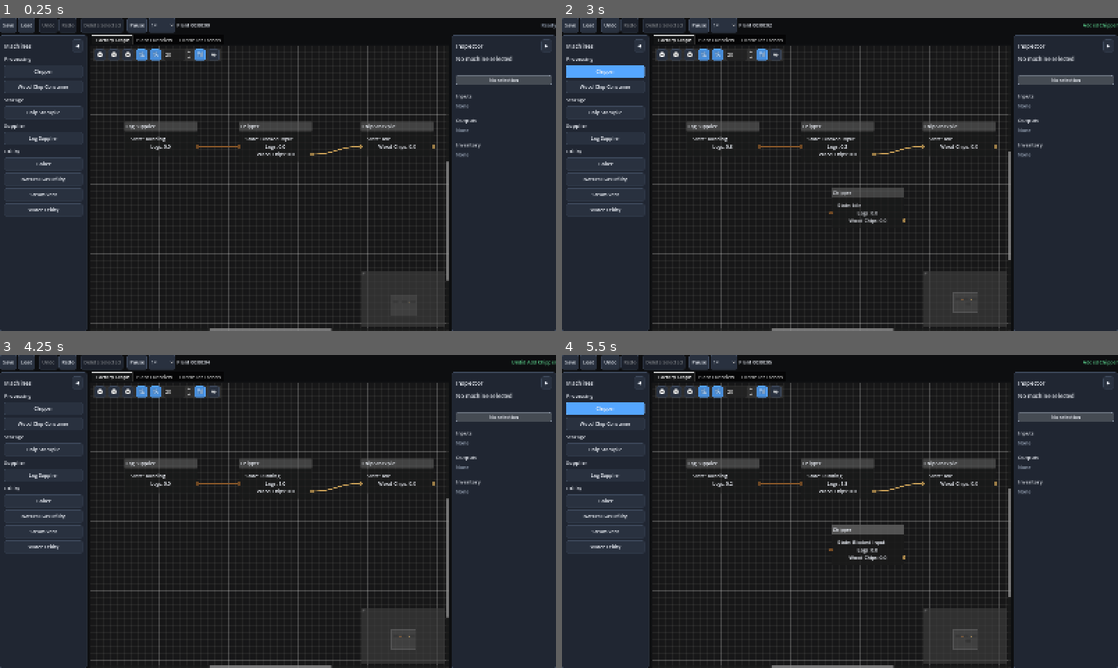
Above: before the commit, frames 1-4 (two rows, left to right).
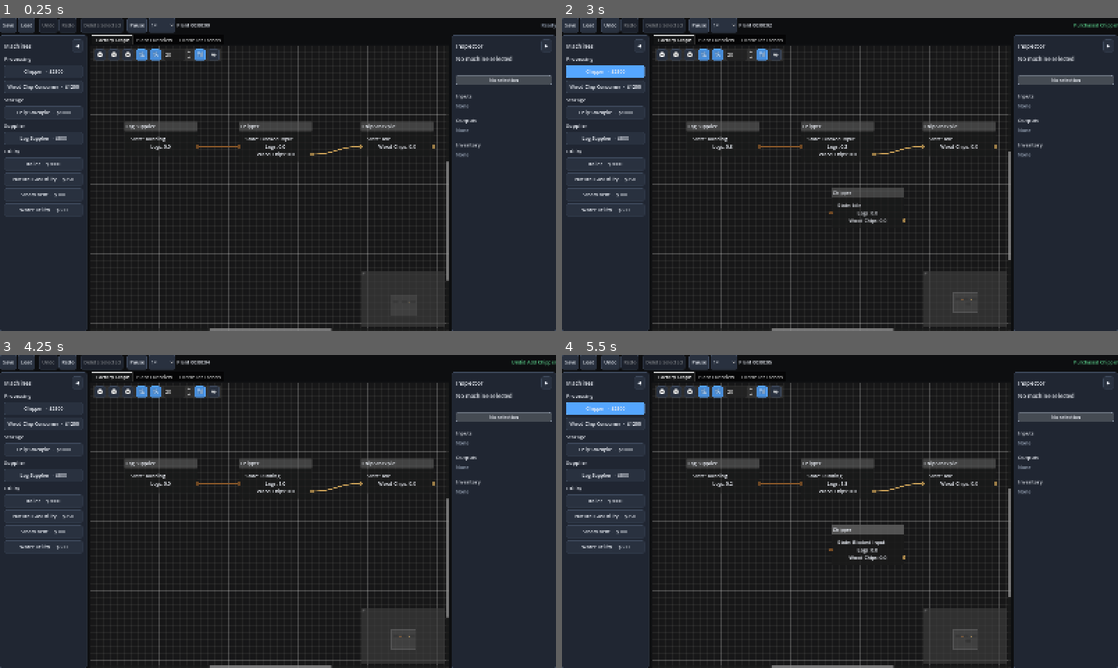
Above: after the commit, the same moments.

Repository: Poru-IndFlow/IndustrialFlow
Game: Godot game, scene res://scenes/main.tscn
Two runs of this game, one before a commit and one after it. Both use one fixed random seed, a clock stepped at 60 frames per second and the inputs below.
Inputs (mouse positions are in pixels of both pictures, inside the frame that each line leads up to):
- Up to frame 1 (0.25 s): no input
- Up to frame 2 (3 s): click "1×" at 0.5 s; click "◀" at 1.25 s; click "▶" at 2 s; click (606, 71) at 2.75 s, where only the run before the commit has a clickable "Chipper"
- Up to frame 3 (4.25 s): click "Undo" at 3.5 s
- Up to frame 4 (5.5 s): click "Redo" at 4.25 s; click (606, 408) at 5 s, where only the run after the commit has a clickable "Chipper · $2500"

The runs differ from the first frame. In frame 1, 0.6% of the frame differs, in the area x 1-15%, y 16-62%; in frame 2, 0.6%, in the area x 1-100%, y 1-62%; in frame 3, 0.6%; in frame 4, 0.6%.

Commit message:
Add machine capital costs

Diff:
--- a/data/machines/boiler.json
+++ b/data/machines/boiler.json
@@ -3,6 +3,8 @@
   "display_name": "Boiler",
   "category": "utility",
   "processing_mode": "continuous",
+  "purchase_cost": 3000.0,
+  "salvage_ratio": 0.5,
   "ramp_up_seconds": 5.0,
   "ramp_down_seconds": 3.0,
   "wear_per_operating_hour": 0.6,
--- a/data/machines/chip_stockpile.json
+++ b/data/machines/chip_stockpile.json
@@ -3,6 +3,8 @@
   "display_name": "Chip Stockpile",
   "category": "storage",
   "processing_mode": "storage",
+  "purchase_cost": 1000.0,
+  "salvage_ratio": 0.5,
   "ramp_up_seconds": 0.5,
   "ramp_down_seconds": 0.5,
   "inputs": [
--- a/data/machines/chipper.json
+++ b/data/machines/chipper.json
@@ -3,6 +3,8 @@
   "display_name": "Chipper",
   "category": "processing",
   "processing_mode": "continuous",
+  "purchase_cost": 2500.0,
+  "salvage_ratio": 0.5,
   "ramp_up_seconds": 3.0,
   "ramp_down_seconds": 2.0,
   "control_resource": "wood_chips",
--- a/data/machines/gas_utility.json
+++ b/data/machines/gas_utility.json
@@ -3,6 +3,8 @@
   "display_name": "Natural Gas Utility",
   "category": "utility",
   "processing_mode": "supplier",
+  "purchase_cost": 750.0,
+  "salvage_ratio": 0.5,
   "ramp_up_seconds": 1.0,
   "ramp_down_seconds": 1.0,
   "cycle_time": 1.0,
--- a/data/machines/log_supplier.json
+++ b/data/machines/log_supplier.json
@@ -3,6 +3,8 @@
   "display_name": "Log Supplier",
   "category": "supplier",
   "processing_mode": "supplier",
+  "purchase_cost": 500.0,
+  "salvage_ratio": 0.5,
   "ramp_up_seconds": 1.0,
   "ramp_down_seconds": 1.0,
   "cycle_time": 2.0,
--- a/data/machines/steam_vent.json
+++ b/data/machines/steam_vent.json
@@ -3,6 +3,8 @@
   "display_name": "Steam Vent",
   "category": "utility",
   "processing_mode": "continuous",
+  "purchase_cost": 300.0,
+  "salvage_ratio": 0.5,
   "ramp_up_seconds": 1.0,
   "ramp_down_seconds": 1.0,
   "cycle_time": 1.0,
--- a/data/machines/water_utility.json
+++ b/data/machines/water_utility.json
@@ -3,6 +3,8 @@
   "display_name": "Water Utility",
   "category": "utility",
   "processing_mode": "supplier",
+  "purchase_cost": 500.0,
+  "salvage_ratio": 0.5,
   "ramp_up_seconds": 1.0,
   "ramp_down_seconds": 1.0,
   "cycle_time": 1.0,
--- a/data/machines/wood_chip_consumer.json
+++ b/data/machines/wood_chip_consumer.json
@@ -3,6 +3,8 @@
   "display_name": "Wood Chip Consumer",
   "category": "processing",
   "processing_mode": "continuous",
+  "purchase_cost": 1200.0,
+  "salvage_ratio": 0.5,
   "ramp_up_seconds": 1.0,
   "ramp_down_seconds": 1.0,
   "cycle_time": 1.0,
--- a/project.godot
+++ b/project.godot
@@ -14,7 +14,7 @@
 config/version="0.3.0-dev"
 run/main_scene="res://scenes/main.tscn"
 config/features=PackedStringArray("4.7")
-config/build=20
+config/build=21
 
 [display]
 
--- a/scripts/app/app_controller.gd
+++ b/scripts/app/app_controller.gd
@@ -119,6 +119,7 @@
 func set_factory(new_factory: FactoryModel) -> void:
 	factory = new_factory
 	factory_graph.bind_factory(factory)
+	machine_palette.bind_factory(factory)
 	machine_inspector.bind_factory(factory)
 	plant_overview.bind_factory(factory)
 	controller_trends.bind_factory(factory)
@@ -172,10 +173,17 @@
 	)
 
 func _on_machine_requested(definition_id: String) -> void:
-	factory_graph.request_machine(definition_id)
-	editor_toolbar.show_status(
-		"Added %s" % definition_id.replace("_", " ").capitalize(),
-		ThemeManager.COLOR_SUCCESS
+	if factory_graph.request_machine(definition_id):
+		editor_toolbar.show_status(
+			"Purchased %s" % definition_id.replace("_", " ").capitalize(),
+			ThemeManager.COLOR_SUCCESS
+		)
+		return
+
+	editor_toolbar.show_status(
+		"Insufficient cash for %s" % definition_id.replace("_", " ").capitalize(),
+		ThemeManager.COLOR_DANGER,
+		4.0
 	)
 
 func _on_machine_selected(machine: MachineModel) -> void:
@@ -204,10 +212,17 @@
 	factory_graph.delete_selected_machines()
 
 
-func _on_machines_deleted(deleted_count: int) -> void:
+func _on_machines_deleted(
+	deleted_count: int,
+	salvage_value: float
+) -> void:
 	var noun := "machine" if deleted_count == 1 else "machines"
 	editor_toolbar.show_status(
-		"Deleted %d %s" % [deleted_count, noun],
+		"Sold %d %s for $%.2f" % [
+			deleted_count,
+			noun,
+			salvage_value
+		],
 		ThemeManager.COLOR_SUCCESS
 	)
 
--- a/scripts/simulation/factory_model.gd
+++ b/scripts/simulation/factory_model.gd
@@ -3,6 +3,7 @@
 
 const DEFAULT_STARTING_CASH := 10000.0
 const ECONOMY_WINDOW_SECONDS := 1.0
+const DEFAULT_SALVAGE_RATIO := 0.5
 
 var machines: Dictionary = {}
 var connections: Array[ConnectionModel] = []
@@ -86,6 +87,90 @@
 func get_machine(machine_id: String) -> MachineModel:
 	return machines.get(machine_id) as MachineModel
 
+
+func get_machine_purchase_cost(definition_id: String) -> float:
+	var definition := MachineRegistry.get_definition(definition_id)
+	return maxf(
+		0.0,
+		float(definition.get("purchase_cost", 0.0))
+	)
+
+
+func get_machine_salvage_value(machine: MachineModel) -> float:
+	if machine == null:
+		return 0.0
+
+	var purchase_cost := maxf(
+		0.0,
+		float(machine.definition.get("purchase_cost", 0.0))
+	)
+	var salvage_ratio := clampf(
+		float(
+			machine.definition.get(
+				"salvage_ratio",
+				DEFAULT_SALVAGE_RATIO
+			)
+		),
+		0.0,
+		1.0
+	)
+	return purchase_cost * salvage_ratio
+
+
+func can_afford_machine(definition_id: String) -> bool:
+	return cash_balance >= get_machine_purchase_cost(definition_id)
+
+
+func purchase_machine(machine: MachineModel) -> bool:
+	if machine == null or machines.has(machine.instance_id):
+		return false
+
+	var purchase_cost := get_machine_purchase_cost(
+		machine.definition_id
+	)
+
+	if not add_machine(machine):
+		return false
+
+	_apply_capital_expense(machine.instance_id, purchase_cost)
+	return true
+
+
+func reverse_machine_purchase(machine: MachineModel) -> bool:
+	if machine == null or not remove_machine(machine.instance_id):
+		return false
+
+	_reverse_capital_expense(
+		machine.instance_id,
+		get_machine_purchase_cost(machine.definition_id)
+	)
+	return true
+
+
+func salvage_machine(machine: MachineModel) -> bool:
+	if machine == null or not remove_machine(machine.instance_id):
+		return false
+
+	_apply_salvage_revenue(
+		machine.instance_id,
+		get_machine_salvage_value(machine)
+	)
+	return true
+
+
+func reverse_machine_salvage(machine: MachineModel) -> bool:
+	if machine == null or machines.has(machine.instance_id):
+		return false
+
+	if not add_machine(machine):
+		return false
+
+	_reverse_salvage_revenue(
+		machine.instance_id,
+		get_machine_salvage_value(machine)
+	)
+	return true
+
 func add_connection(connection: ConnectionModel) -> bool:
 	if connection == null:
 		return false
@@ -361,6 +446,67 @@
 	cash_balance -= amount
 	total_expenses += amount
 	_expenses_in_window += amount
+
+
+func _apply_capital_expense(machine_id: String, amount: float) -> void:
+	if amount <= 0.0:
+		return
+
+	cash_balance -= amount
+	total_expenses += amount
+	_adjust_machine_lifetime(machine_id, 0.0, amount)
+	_emit_economy_changed()
+
+
+func _reverse_capital_expense(machine_id: String, amount: float) -> void:
+	if amount <= 0.0:
+		return
+
+	cash_balance += amount
+	total_expenses = maxf(0.0, total_expenses - amount)
+	_adjust_machine_lifetime(machine_id, 0.0, -amount)
+	_emit_economy_changed()
+
+
+func _apply_salvage_revenue(machine_id: String, amount: float) -> void:
+	if amount <= 0.0:
+		return
+
+	cash_balance += amount
+	total_revenue += amount
+	_adjust_machine_lifetime(machine_id, amount, 0.0)
+	_emit_economy_changed()
+
+
+func _reverse_salvage_revenue(machine_id: String, amount: float) -> void:
+	if amount <= 0.0:
+		return
+
+	cash_balance -= amount
+	total_revenue = maxf(0.0, total_revenue - amount)
+	_adjust_machine_lifetime(machine_id, -amount, 0.0)
+	_emit_economy_changed()
+
+
+func _adjust_machine_lifetime(
+	machine_id: String,
+	revenue_delta: float,
+	expense_delta: float
+) -> void:
+	var account := _get_economy_account(machine_economy, machine_id)
+	account["total_revenue"] = maxf(
+		0.0,
+		float(account.get("total_revenue", 0.0)) + revenue_delta
+	)
+	account["total_expenses"] = maxf(
+		0.0,
+		float(account.get("total_expenses", 0.0)) + expense_delta
+	)
+
+
+func _emit_economy_changed() -> void:
+	if event_bus != null:
+		event_bus.economy_changed.emit(self)
 
 
 func _advance_economy_telemetry(delta_seconds: float) -> void:
--- a/scripts/ui/factory_graph.gd
+++ b/scripts/ui/factory_graph.gd
@@ -4,7 +4,7 @@
 signal machine_selected(machine: MachineModel)
 signal connection_selected(connection: ConnectionModel)
 signal selection_changed(selected_count: int)
-signal machines_deleted(deleted_count: int)
+signal machines_deleted(deleted_count: int, salvage_value: float)
 
 
 var factory: FactoryModel
@@ -95,9 +95,12 @@
 	_rebuild_connections()
 
 
-func request_machine(definition_id: String) -> void:
+func request_machine(definition_id: String) -> bool:
 	if factory == null:
-		return
+		return false
+
+	if not factory.can_afford_machine(definition_id):
+		return false
 
 	var position := scroll_offset + size * 0.5
 	var machine := factory.create_machine(definition_id, position)
@@ -105,9 +108,12 @@
 	if machine != null:
 		_execute_history_action(
 			"add %s" % machine.display_name,
-			_add_existing_machine.bind(machine),
-			_remove_machine.bind(machine.instance_id)
-		)
+			_purchase_existing_machine.bind(machine),
+			_reverse_machine_purchase.bind(machine)
+		)
+		return true
+
+	return false
 
 
 func delete_selected_machines() -> int:
@@ -598,6 +604,11 @@
 		return 0
 
 	var connections := _get_related_connections(machines)
+	var salvage_value := 0.0
+
+	for machine: MachineModel in machines:
+		salvage_value += factory.get_machine_salvage_value(machine)
+
 	var label := (
 		"delete machine"
 		if machines.size() == 1
@@ -613,7 +624,7 @@
 
 	if deleted_count > 0:
 		machine_selected.emit(null)
-		machines_deleted.emit(deleted_count)
+		machines_deleted.emit(deleted_count, salvage_value)
 		_request_selection_notification()
 
 	return deleted_count
@@ -640,7 +651,7 @@
 
 func _remove_machine_group(machines: Array[MachineModel]) -> void:
 	for machine: MachineModel in machines:
-		factory.remove_machine(machine.instance_id)
+		factory.salvage_machine(machine)
 
 
 func _restore_machine_group(
@@ -648,18 +659,18 @@
 	connections: Array[ConnectionModel]
 ) -> void:
 	for machine: MachineModel in machines:
-		factory.add_machine(machine)
+		factory.reverse_machine_salvage(machine)
 
 	for connection: ConnectionModel in connections:
 		factory.add_connection(connection)
 
 
-func _add_existing_machine(machine: MachineModel) -> void:
-	factory.add_machine(machine)
-
-
-func _remove_machine(machine_id: String) -> void:
-	factory.remove_machine(machine_id)
+func _purchase_existing_machine(machine: MachineModel) -> void:
+	factory.purchase_machine(machine)
+
+
+func _reverse_machine_purchase(machine: MachineModel) -> void:
+	factory.reverse_machine_purchase(machine)
 
 
 func _add_existing_connection(connection: ConnectionModel) -> void:
--- a/scripts/ui/machine_palette.gd
+++ b/scripts/ui/machine_palette.gd
@@ -2,6 +2,9 @@
 
 
 signal machine_requested(definition_id: String)
+
+var factory: FactoryModel
+var machine_buttons: Dictionary = {}
 
 
 func _ready() -> void:
@@ -36,19 +39,64 @@
 			machine_list.add_child(category_label)
 
 		var definition_id := str(definition.get("id", ""))
+		var purchase_cost := maxf(
+			0.0,
+			float(definition.get("purchase_cost", 0.0))
+		)
+		var display_name := str(
+			definition.get(
+				"display_name",
+				definition_id.capitalize()
+			)
+		)
 		var button := UIWidgets.create_action_button(
-			str(
-				definition.get(
-					"display_name",
-					definition_id.capitalize()
-				)
-			),
-			str(definition.get("description", ""))
+			"%s  ·  $%.0f" % [display_name, purchase_cost],
+			"%s\nPurchase price: $%.2f" % [
+				str(definition.get("description", "")),
+				purchase_cost
+			]
 		)
 		button.pressed.connect(
 			_on_machine_button_pressed.bind(definition_id)
 		)
 		machine_list.add_child(button)
+		machine_buttons[definition_id] = button
+
+	_update_affordability()
+
+
+func bind_factory(new_factory: FactoryModel) -> void:
+	var callback := Callable(self, "_on_economy_changed")
+
+	if factory != null and factory.event_bus != null:
+		if factory.event_bus.economy_changed.is_connected(callback):
+			factory.event_bus.economy_changed.disconnect(callback)
+
+	factory = new_factory
+
+	if factory != null and factory.event_bus != null:
+		if not factory.event_bus.economy_changed.is_connected(callback):
+			factory.event_bus.economy_changed.connect(callback)
+
+	_update_affordability()
+
+
+func _on_economy_changed(_value: Variant) -> void:
+	_update_affordability()
+
+
+func _update_affordability() -> void:
+	for key: Variant in machine_buttons.keys():
+		var definition_id := str(key)
+		var button := machine_buttons.get(definition_id) as Button
+
+		if button == null:
+			continue
+
+		button.disabled = (
+			factory != null
+			and not factory.can_afford_machine(definition_id)
+		)
 
 
 func _on_machine_button_pressed(definition_id: String) -> void:
